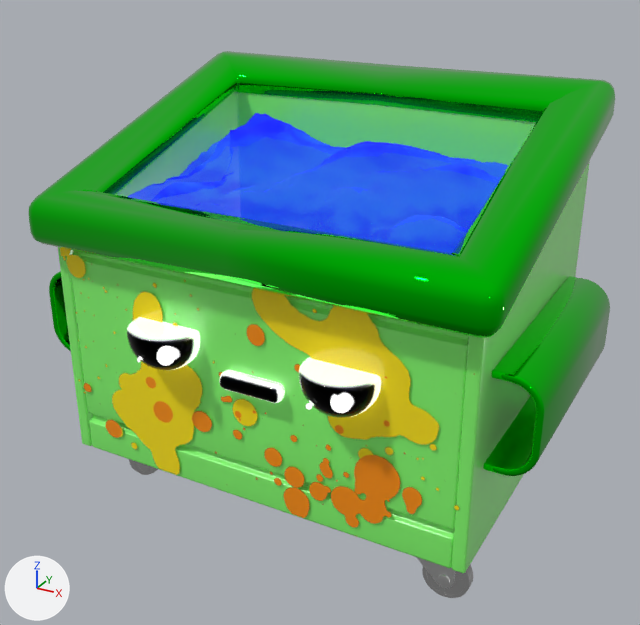
Two versions of the glTF model dist/assets/68.glb, one commit apart.
Before and after are seen from a 50 mm lens placed at (1.76, -3.26, 2.25), pointed at (0.03, -0.1, 0.68). The axes (+X, +Y, +Z) are drawn at lower left. The lights are the same throughout. Where no turn or scale is listed for an object, it has been applied to the vertices. Vertices at the same position are counted once.

Names of what the first picture shows: 'Dumpster Geometry', 'Explosion Fire Base.002'.
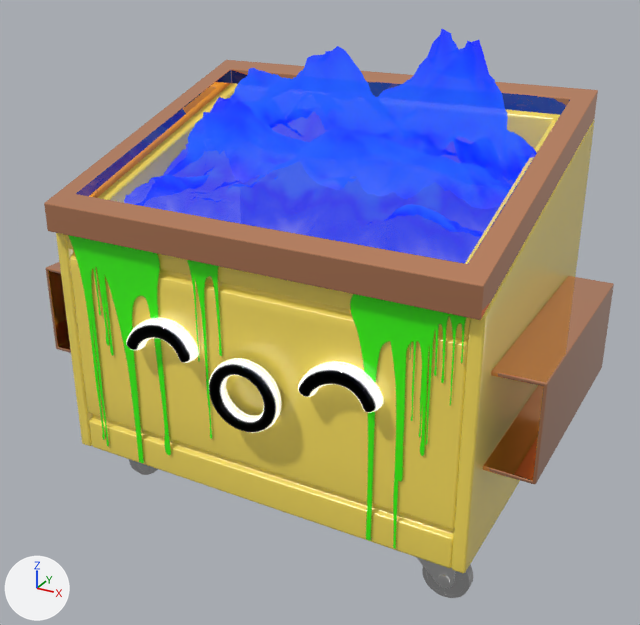
Where the change shows, as pixel boxes [x1, y1, x2, y2] in the pictures (640 x 625 px; the box of a moved part takes in the faces that stretch with it):
'Dumpster Geometry', reshaped: before [28, 51, 615, 598]; after [44, 60, 614, 598]
'Small Fire.001', added: after [124, 97, 512, 263]
'Explosion Fire Base.002', deleted: before [128, 113, 508, 253]
'Fire Small Back.001', added: after [229, 29, 537, 185]
part 1 of me_cube_036, rebuilt (9% shorter): before [28, 51, 615, 338]; after [44, 60, 598, 320]
part 2 of me_cube_036, deleted: before [157, 347, 175, 366]
part 3 of me_cube_036, deleted: before [330, 393, 352, 413]
part 4 of me_cube_036, moved or reshaped: before [49, 271, 610, 476]; after [46, 262, 614, 484]
part 5 of me_cube_036, surface changed: before [242, 391, 281, 403]; after [250, 402, 275, 433]
part 6 of me_cube_036, recoloured (green to yellow): [58, 92, 590, 573] in both
part 7 of me_cube_036, recoloured (green to brown): before [494, 276, 587, 375]; after [493, 276, 613, 383]
part 8 of me_cube_036, recoloured (yellow to green): before [60, 248, 475, 528]; after [69, 235, 467, 549]

The change, as a diff of the scene's bpy script:
```diff
--- a/dist/assets/68.glb.py
+++ b/dist/assets/68.glb.py
@@ mat_mouth_oval__baked_uvs_fixed @@
+mat_mouth_oval__baked_uvs_fixed = bpy.data.materials.new('Mouth Oval  Baked UVs Fixed')
+# uses the picture img_mouth_oval
@@ mat_untitled_artwork_2_080_baked_uvs_fixed @@
+mat_untitled_artwork_2_080_baked_uvs_fixed = principled_material('Untitled_Artwork 2.080 Baked UVs Fixed')
+mat_untitled_artwork_2_080_baked_uvs_fixed.texture = img_untitled_artwork_36  # with its transparency
+mat_untitled_artwork_2_080_baked_uvs_fixed.roughness = 0.0
@@ mat_eyes_happy_baked_uvs_fixed @@
+mat_eyes_happy_baked_uvs_fixed = bpy.data.materials.new('Eyes Happy Baked UVs Fixed')
+# uses the picture img_eyes_happy
@@ mat_bc_yellow_plastic @@
+mat_bc_yellow_plastic = bpy.data.materials.new('BC Yellow Plastic')
+# colours: yellow #ffe45b
+# uses the picture img_general_normal_map_baked
@@ mat_copper_baked @@
+mat_copper_baked = principled_material('Copper Baked')
+mat_copper_baked.base_color = (1.0, 0.462, 0.255)  # beige #ffb58a
+mat_copper_baked.metallic = 1.0
+mat_copper_baked.roughness = 0.0
@@ mat_fire_blue_cartoon_baked_uvs_fixed @@
+mat_fire_blue_cartoon_baked_uvs_fixed = bpy.data.materials.new('Fire Blue Cartoon Baked UVs Fixed')
+# colours: black #000000
+# uses the picture img_fire_blue_cartoon
@@ me_cube_036 @@
-me_cube_036.from_pydata(...)  # 44968 vertices, 89774 faces; spans x -1.17..1.13, y -0.85..0.7, z -0.38..1.51
-me_cube_036.materials.append(mat_eyes_flat_baked_uvs_fixed)
+me_cube_036.from_pydata(...)  # 45194 vertices, 90338 faces; spans x -1.17..1.13, y -0.78..0.65, z -0.38..1.47
+# me_cube_036 part 1: the loose piece of 224 vertices spanning x -1.05..1.0, y -0.78..0.7, z 0.88..1.51 is rebuilt with 192 vertices and now spans x -0.97..0.93, y -0.72..0.64, z 0.93..1.47, in mat_copper_baked (beige #ffb58a)
+# me_cube_036 part 2: the loose piece of 32 vertices spanning x -0.33..-0.26, y -0.85..-0.81, z 0.53..0.59 is deleted
+# me_cube_036 part 3: the loose piece of 32 vertices spanning x 0.45..0.52, y -0.85..-0.82, z 0.53..0.6 is deleted
+# me_cube_036 part 4: 116 vertices moved from x -1.04..1.05, y -0.74..0.48, z 0.27..0.68 to x -1.17..1.13, y -0.78..0.48, z 0.27..0.68; 2501 vertices removed from x -1.17..1.13, y -0.85..0.48, z 0.27..0.68; 2887 vertices added at x -1.17..1.13, y -0.78..0.48, z 0.26..0.68
+# me_cube_036 part 5: 87 kept faces spanning x -0.81..0.16, y -0.78..0.49, z -0.26..0.46 get new texture (UV) coordinates
+# me_cube_036 part 6: 22176 faces spanning x -0.97..0.93, y -0.67..0.65, z -0.14..1.39 switch from mat_bc_light_green_plastic to mat_bc_yellow_plastic
+# me_cube_036 part 7: 23 faces spanning x -0.98..1.13, y -0.56..0.48, z 0.27..0.68 switch from mat_green_metal_baked (green #00e70a) to mat_copper_baked (beige #ffb58a)
+# me_cube_036 part 8: 2 faces spanning x -0.95..0.93, y -0.68, z -0.12..0.94 switch from mat_untitled_artwork_2_075_baked_uvs_fixed (picture img_untitled_artwork_26) to mat_untitled_artwork_2_080_baked_uvs_fixed (picture img_untitled_artwork_36)
 me_cube_036.materials.append(mat_grey_wheel_baked_uvs_fixed)
-me_cube_036.materials.append(mat_mouth_flat_baked_uvs_fixed)
+me_cube_036.materials.append(mat_eyes_happy_baked_uvs_fixed)
+me_cube_036.materials.append(mat_mouth_oval__baked_uvs_fixed)
@@ ob_explosion_fire_base_002 @@
-ob_explosion_fire_base_002 = bpy.data.objects.new('Explosion Fire Base.002', me_plane_001)
@@ ob_small_fire_001 @@
+ob_small_fire_001 = bpy.data.objects.new('Small Fire.001', me_plane_028)  # 4225 vertices, 8192 faces; spans x -0.82..0.87, y 0.0..0.83, z -0.03..0.49
+ob_small_fire_001.location = (-0.042, -0.56, 1.066)
@@ ob_fire_small_back_001 @@
+ob_fire_small_back_001 = bpy.data.objects.new('Fire Small Back.001', me_plane_027)  # 4225 vertices, 8192 faces; spans x -0.84..0.8, y -0.4..0.0, z -0.05..0.81
+ob_fire_small_back_001.location = (0.031, 0.537, 1.057)
```
